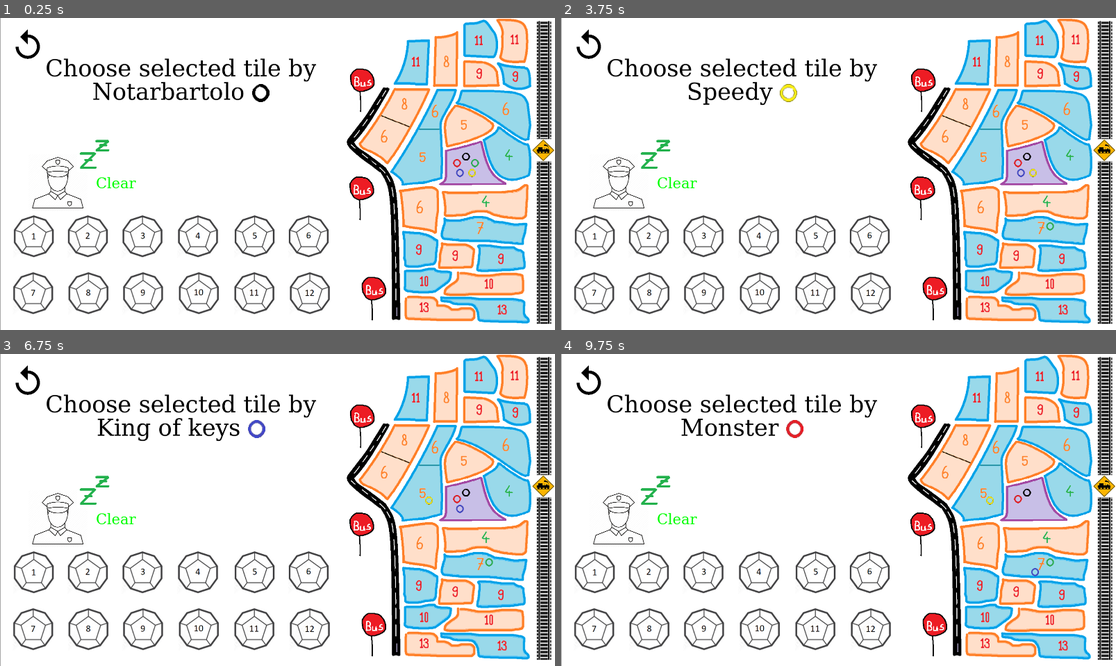
Above: before the commit, frames 1-4 (two rows, left to right).
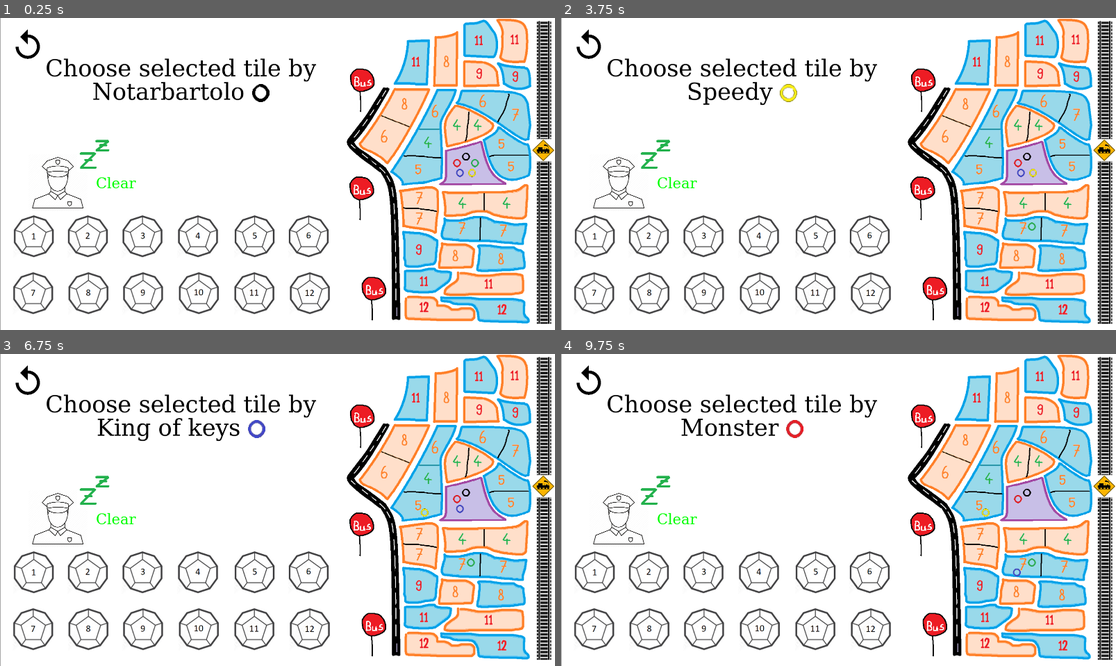
Above: after the commit, the same moments.

Repository: GratefulKahuna/Boardgame
Game: Godot game, scene res://scenes/Main.tscn
Two runs of this game, one before a commit and one after it. Both use one fixed random seed, a clock stepped at 60 frames per second and the inputs below.
Inputs (mouse positions are in pixels of both pictures, inside the frame that each line leads up to):
- Up to frame 1 (0.25 s): no input
- Up to frame 2 (3.75 s): tap Enter at 0.5, 2, 3.5 s; move the mouse to (1027, 164) at 0.52 s; click (1027, 164) at 0.6 s; tap Space at 1.25, 2.75 s; click (1027, 164) at 1.35 s; move the mouse to (622, 186) at 2.02 s; click (622, 186) at 2.1 s; move the mouse to (588, 46) at 2.77 s; click (588, 46) at 2.85 s; move the mouse to (1005, 220) at 3.52 s; click (1005, 220) at 3.6 s
- Up to frame 3 (6.75 s): tap Space at 4.25 s; move the mouse to (111, 463) at 4.27 s; click (111, 463) at 4.35 s; move the mouse to (305, 510) at 5.02 s; click (305, 510) at 5.1 s; move the mouse to (194, 432) at 5.77 s; click (194, 432) at 5.85 s; move the mouse to (399, 494) at 6.52 s; click (399, 494) at 6.6 s
- Up to frame 4 (9.75 s): move the mouse to (727, 525) at 7.27 s; click (727, 525) at 7.35 s; move the mouse to (894, 441) at 8.02 s; click (894, 441) at 8.1 s; move the mouse to (810, 572) at 8.77 s; click (810, 572) at 8.85 s; move the mouse to (1005, 556) at 9.52 s; click (1005, 556) at 9.6 s

The runs differ from the first frame. In frame 1, 0.7% of the frame differs, in the area x 72-96%, y 24-96%; in frame 2, 0.8%; in frame 3, 0.8%; in frame 4, 0.9%.

Commit message:
Adjusted map and corresponding functions

Diff:
--- a/global.gd
+++ b/global.gd
@@ -20,12 +20,19 @@
 	"Bar": 5 + randi_range(1, 2),
 	"Gold_smith": 5 + randi_range(1, 2),
 	"Jeweler": 3 + randi_range(1, 2),
+	"Jeweler2": 3 + randi_range(1, 2),
 	"Diamond_dealer": 5 + randi_range(1, 2),
+	"Diamond_dealer2": 5 + randi_range(1, 2),
 	"Hotel": 3 + randi_range(1, 2),
+	"Hotel2": 3 + randi_range(1, 2),
 	"Bank": 3 + randi_range(1, 2),
+	"Bank2": 3 + randi_range(1, 2),
 	"Gallery": 5 + randi_range(1, 2),
+	"Gallery2": 5 + randi_range(1, 2),
 	"Police_station": 3 + randi_range(1, 2),
+	"Police_station2": 3 + randi_range(1, 2),
 	"Gold_dealer": 5 + randi_range(1, 2),
+	"Gold_dealer2": 5 + randi_range(1, 2),
 	"Jewelry_store": 7 + randi_range(1, 2),
 	"Locksmith": 7 + randi_range(1, 2),
 	"Jewelry_buyer": 7 + randi_range(1, 2),
--- a/scenes/Main.gd
+++ b/scenes/Main.gd
@@ -42,12 +42,19 @@
 @onready var Bar = $"Bar/1"
 @onready var Gold_smth = $"Gold smith/1"
 @onready var Jeweler = $"Jeweler/1"
+@onready var Jeweler2 = $"Jeweler2/1"
 @onready var Diamond_dealer = $"Diamond dealer/1"
+@onready var Diamond_dealer2 = $"Diamond dealer2/1"
 @onready var Hotel = $"Hotel/1"
+@onready var Hotel2 = $"Hotel2/1"
 @onready var Bank = $"Bank/1"
+@onready var Bank2 = $"Bank2/1"
 @onready var Gallery = $"Gallery/1"
+@onready var Gallery2 = $"Gallery2/1"
 @onready var Police_station = $"Police station/1"
+@onready var Police_station2 = $"Police station2/1"
 @onready var Gold_dealer = $"Gold dealer/1"
+@onready var Gold_dealer2 = $"Gold dealer2/1"
 @onready var Jewelry_store = $"Jewelry store/1"
 @onready var Locksmith = $"Locksmith/1"
 @onready var Jewelry_buyer = $"Jewelry buyer/1"
@@ -68,12 +75,19 @@
 Bar,
 Gold_smth,
 Jeweler,
+Jeweler2,
 Diamond_dealer,
+Diamond_dealer2,
 Hotel,
+Hotel2,
 Bank,
+Bank2,
 Gallery,
+Gallery2,
 Police_station,
+Police_station2,
 Gold_dealer,
+Gold_dealer2,
 Jewelry_store,
 Locksmith,
 Jewelry_buyer,
@@ -399,16 +413,28 @@
 	if	(current_state == state.CHOOSING_TILE):
 		move_player(Jeweler, "Jeweler")
 
+func _on_jeweler_2_clicked():
+	if	(current_state == state.CHOOSING_TILE):
+		move_player(Jeweler2, "Jeweler2")
 
 func _on_diamond_dealer_clicked():
 	if	(current_state == state.CHOOSING_TILE):
 		move_player(Diamond_dealer, "Diamond_dealer")
 
 
+func _on_diamond_dealer_2_clicked():
+	if	(current_state == state.CHOOSING_TILE):
+		move_player(Diamond_dealer2, "Diamond_dealer2")
+
+
 func _on_hotel_clicked():
 	if	(current_state == state.CHOOSING_TILE):
 		move_player(Hotel, "Hotel")
 
+func _on_hotel_2_clicked():
+	if	(current_state == state.CHOOSING_TILE):
+		move_player(Hotel2, "Hotel2")
+
 
 func _on_antwerp_world_diamond_centre_clicked():
 	if	(current_state == state.CHOOSING_TILE):
@@ -420,19 +446,35 @@
 		move_player(Bank, "Bank")
 
 
+func _on_bank_2_clicked():
+	if	(current_state == state.CHOOSING_TILE):
+		move_player(Bank2, "Bank2")
+
+
 func _on_gallery_clicked():
 	if	(current_state == state.CHOOSING_TILE):
 		move_player(Gallery, "Gallery")
 
+func _on_gallery_2_clicked():
+	if	(current_state == state.CHOOSING_TILE):
+		move_player(Gallery2, "Gallery2")
+
 
 func _on_police_station_clicked():
 	if	(current_state == state.CHOOSING_TILE):
 		move_player(Police_station, "Police_station")
 
+func _on_police_station_2_clicked():
+	if	(current_state == state.CHOOSING_TILE):
+		move_player(Police_station2, "Police_station2")
 
 func _on_gold_dealer_clicked():
 	if	(current_state == state.CHOOSING_TILE):
 		move_player(Gold_dealer, "Gold_dealer")
+
+func _on_gold_dealer_2_clicked():
+	if	(current_state == state.CHOOSING_TILE):
+		move_player(Gold_dealer2, "Gold_dealer2")
 
 
 func _on_jewelry_store_clicked():
@@ -532,5 +574,4 @@
 				toggle_dice_areas()
 			else:
 				current_player_index -= 1
-			print("here?")
 			choose_dice_text()
--- a/scenes/Main.tscn
+++ b/scenes/Main.tscn
@@ -390,30 +390,61 @@
 script = ExtResource("18_8c3lj")
 
 [node name="CollisionPolygon2D" type="CollisionPolygon2D" parent="Jeweler"]
-polygon = PackedVector2Array(1441, 388, 1528, 389, 1533, 557, 1392, 578, 1377, 551, 1350, 532)
+polygon = PackedVector2Array(1386, 478, 1531, 487, 1533, 557, 1392, 578, 1377, 551, 1350, 532)
 
 [node name="1" type="Sprite2D" parent="Jeweler"]
-position = Vector2(1463, 480)
+position = Vector2(1448, 522)
+texture = ExtResource("19_i2wmj")
+
+[node name="Jeweler2" type="Area2D" parent="."]
+script = ExtResource("18_8c3lj")
+
+[node name="CollisionPolygon2D" type="CollisionPolygon2D" parent="Jeweler2"]
+polygon = PackedVector2Array(1442, 387, 1527, 391, 1534, 480, 1395, 469)
+
+[node name="1" type="Sprite2D" parent="Jeweler2"]
+position = Vector2(1481, 430)
 texture = ExtResource("19_i2wmj")
 
 [node name="Diamond dealer" type="Area2D" parent="."]
 script = ExtResource("18_8c3lj")
 
 [node name="CollisionPolygon2D" type="CollisionPolygon2D" parent="Diamond dealer"]
-polygon = PackedVector2Array(1596, 245, 1580, 291, 1655, 324, 1741, 378, 1807, 421, 1831, 423, 1841, 362, 1821, 255)
+polygon = PackedVector2Array(1772, 253, 1725, 367, 1807, 421, 1831, 423, 1841, 362, 1821, 255)
 
 [node name="1" type="Sprite2D" parent="Diamond dealer"]
-position = Vector2(1751, 314)
+position = Vector2(1783, 336)
+texture = ExtResource("19_i2wmj")
+
+[node name="Diamond dealer2" type="Area2D" parent="."]
+script = ExtResource("18_8c3lj")
+
+[node name="CollisionPolygon2D" type="CollisionPolygon2D" parent="Diamond dealer2"]
+polygon = PackedVector2Array(1596, 249, 1576, 293, 1653, 320, 1720, 362, 1759, 251)
+
+[node name="1" type="Sprite2D" parent="Diamond dealer2"]
+position = Vector2(1671, 287)
 texture = ExtResource("19_i2wmj")
 
 [node name="Hotel" type="Area2D" parent="."]
 script = ExtResource("18_8c3lj")
 
 [node name="CollisionPolygon2D" type="CollisionPolygon2D" parent="Hotel"]
-polygon = PackedVector2Array(1574, 305, 1538, 356, 1542, 446, 1675, 409, 1710, 371, 1650, 326)
+polygon = PackedVector2Array(1574, 305, 1538, 356, 1542, 446, 1609, 429, 1621, 317)
 
 [node name="1" type="Sprite2D" parent="Hotel"]
-position = Vector2(1606, 368)
+position = Vector2(1581, 370)
+texture = ExtResource("19_i2wmj")
+
+[node name="Hotel2" type="Area2D" parent="."]
+script = ExtResource("18_8c3lj")
+
+[node name="CollisionPolygon2D" type="CollisionPolygon2D" parent="Hotel2"]
+position = Vector2(75, -1)
+polygon = PackedVector2Array(1553, 318, 1544, 428, 1633, 384, 1631, 365)
+
+[node name="1" type="Sprite2D" parent="Hotel2"]
+position = Vector2(1653, 370)
 texture = ExtResource("19_i2wmj")
 
 [node name="Antwerp world diamond centre" type="Area2D" parent="."]
@@ -427,40 +458,80 @@
 script = ExtResource("18_8c3lj")
 
 [node name="CollisionPolygon2D" type="CollisionPolygon2D" parent="Bank"]
-polygon = PackedVector2Array(1670, 418, 1712, 398, 1722, 374, 1806, 431, 1828, 433, 1838, 477, 1835, 543, 1785, 565, 1732, 552, 1695, 506)
+polygon = PackedVector2Array(1670, 418, 1712, 398, 1722, 374, 1806, 431, 1828, 433, 1835, 472, 1686, 472)
 
 [node name="1" type="Sprite2D" parent="Bank"]
-position = Vector2(1761, 474)
+position = Vector2(1736, 434)
+texture = ExtResource("19_i2wmj")
+
+[node name="Bank2" type="Area2D" parent="."]
+script = ExtResource("18_8c3lj")
+
+[node name="CollisionPolygon2D" type="CollisionPolygon2D" parent="Bank2"]
+polygon = PackedVector2Array(1685, 484, 1838, 477, 1835, 543, 1785, 565, 1732, 552, 1695, 506)
+
+[node name="1" type="Sprite2D" parent="Bank2"]
+position = Vector2(1769, 512)
 texture = ExtResource("19_i2wmj")
 
 [node name="Gallery" type="Area2D" parent="."]
 script = ExtResource("18_8c3lj")
 
 [node name="CollisionPolygon2D" type="CollisionPolygon2D" parent="Gallery"]
-polygon = PackedVector2Array(1380, 595, 1496, 580, 1518, 598, 1511, 744, 1390, 722)
+polygon = PackedVector2Array(1380, 595, 1496, 580, 1518, 598, 1520, 666, 1386, 654)
 
 [node name="1" type="Sprite2D" parent="Gallery"]
-position = Vector2(1453, 654)
+position = Vector2(1450, 624)
+texture = ExtResource("19_i2wmj")
+
+[node name="Gallery2" type="Area2D" parent="."]
+script = ExtResource("18_8c3lj")
+
+[node name="CollisionPolygon2D" type="CollisionPolygon2D" parent="Gallery2"]
+polygon = PackedVector2Array(1387, 660, 1516, 670, 1510, 748, 1392, 723)
+
+[node name="1" type="Sprite2D" parent="Gallery2"]
+position = Vector2(1450, 695)
 texture = ExtResource("19_i2wmj")
 
 [node name="Police station" type="Area2D" parent="."]
 script = ExtResource("18_8c3lj")
 
 [node name="CollisionPolygon2D" type="CollisionPolygon2D" parent="Police station"]
-polygon = PackedVector2Array(1531, 598, 1778, 597, 1817, 572, 1828, 577, 1822, 688, 1792, 696, 1701, 683, 1664, 669, 1617, 685, 1536, 683)
+polygon = PackedVector2Array(1677, 601, 1778, 597, 1817, 572, 1828, 577, 1822, 688, 1792, 696, 1725, 690, 1678, 670)
 
 [node name="1" type="Sprite2D" parent="Police station"]
-position = Vector2(1681, 634)
+position = Vector2(1753, 640)
+texture = ExtResource("19_i2wmj")
+
+[node name="Police station2" type="Area2D" parent="."]
+script = ExtResource("18_8c3lj")
+
+[node name="CollisionPolygon2D" type="CollisionPolygon2D" parent="Police station2"]
+polygon = PackedVector2Array(1530, 603, 1673, 600, 1673, 672, 1614, 685, 1536, 687, 1534, 655)
+
+[node name="1" type="Sprite2D" parent="Police station2"]
+position = Vector2(1600, 640)
 texture = ExtResource("19_i2wmj")
 
 [node name="Gold dealer" type="Area2D" parent="."]
 script = ExtResource("18_8c3lj")
 
 [node name="CollisionPolygon2D" type="CollisionPolygon2D" parent="Gold dealer"]
-polygon = PackedVector2Array(1533, 691, 1521, 766, 1810, 784, 1825, 711, 1714, 704, 1667, 683, 1576, 696)
+polygon = PackedVector2Array(1664, 775, 1810, 784, 1825, 711, 1714, 704, 1665, 683)
 
 [node name="1" type="Sprite2D" parent="Gold dealer"]
-position = Vector2(1661, 728)
+position = Vector2(1741, 737)
+texture = ExtResource("19_i2wmj")
+
+[node name="Gold dealer2" type="Area2D" parent="."]
+script = ExtResource("18_8c3lj")
+
+[node name="CollisionPolygon2D" type="CollisionPolygon2D" parent="Gold dealer2"]
+polygon = PackedVector2Array(1525, 767, 1657, 774, 1659, 683, 1587, 698, 1536, 692)
+
+[node name="1" type="Sprite2D" parent="Gold dealer2"]
+position = Vector2(1598, 729)
 texture = ExtResource("19_i2wmj")
 
 [node name="Jewelry store" type="Area2D" parent="."]
@@ -585,7 +656,6 @@
 
 [node name="CollisionShape2D" type="CollisionShape2D" parent="redo/redo_area"]
 position = Vector2(1082.5, 1485)
-scale = Vector2(1, 1)
 shape = SubResource("RectangleShape2D_ivan5")
 
 [node name="Alarm" parent="." instance=ExtResource("26_rqf02")]
@@ -672,27 +742,47 @@
 [connection signal="clicked" from="Jeweler" to="." method="_on_jeweler_clicked"]
 [connection signal="mouse_entered" from="Jeweler" to="Jeweler" method="_on_mouse_entered"]
 [connection signal="mouse_exited" from="Jeweler" to="Jeweler" method="_on_mouse_exited"]
+[connection signal="clicked" from="Jeweler2" to="." method="_on_jeweler_2_clicked"]
+[connection signal="mouse_entered" from="Jeweler2" to="Jeweler2" method="_on_mouse_entered"]
+[connection signal="mouse_exited" from="Jeweler2" to="Jeweler2" method="_on_mouse_exited"]
 [connection signal="clicked" from="Diamond dealer" to="." method="_on_diamond_dealer_clicked"]
 [connection signal="mouse_entered" from="Diamond dealer" to="Diamond dealer" method="_on_mouse_entered"]
 [connection signal="mouse_exited" from="Diamond dealer" to="Diamond dealer" method="_on_mouse_exited"]
+[connection signal="mouse_entered" from="Diamond dealer2" to="Diamond dealer2" method="_on_mouse_entered"]
+[connection signal="mouse_exited" from="Diamond dealer2" to="Diamond dealer2" method="_on_mouse_exited"]
 [connection signal="clicked" from="Hotel" to="." method="_on_hotel_clicked"]
 [connection signal="mouse_entered" from="Hotel" to="Hotel" method="_on_mouse_entered"]
 [connection signal="mouse_exited" from="Hotel" to="Hotel" method="_on_mouse_exited"]
+[connection signal="clicked" from="Hotel2" to="." method="_on_hotel_2_clicked"]
+[connection signal="mouse_entered" from="Hotel2" to="Hotel2" method="_on_mouse_entered"]
+[connection signal="mouse_exited" from="Hotel2" to="Hotel2" method="_on_mouse_exited"]
 [connection signal="clicked" from="Antwerp world diamond centre" to="." method="_on_antwerp_world_diamond_centre_clicked"]
 [connection signal="mouse_entered" from="Antwerp world diamond centre" to="Antwerp world diamond centre" method="_on_mouse_entered"]
 [connection signal="mouse_exited" from="Antwerp world diamond centre" to="Antwerp world diamond centre" method="_on_mouse_exited"]
 [connection signal="clicked" from="Bank" to="." method="_on_bank_clicked"]
 [connection signal="mouse_entered" from="Bank" to="Bank" method="_on_mouse_entered"]
 [connection signal="mouse_exited" from="Bank" to="Bank" method="_on_mouse_exited"]
+[connection signal="clicked" from="Bank2" to="." method="_on_bank_2_clicked"]
+[connection signal="mouse_entered" from="Bank2" to="Bank2" method="_on_mouse_entered"]
+[connection signal="mouse_exited" from="Bank2" to="Bank2" method="_on_mouse_exited"]
 [connection signal="clicked" from="Gallery" to="." method="_on_gallery_clicked"]
 [connection signal="mouse_entered" from="Gallery" to="Gallery" method="_on_mouse_entered"]
 [connection signal="mouse_exited" from="Gallery" to="Gallery" method="_on_mouse_exited"]
+[connection signal="clicked" from="Gallery2" to="." method="_on_gallery_2_clicked"]
+[connection signal="mouse_entered" from="Gallery2" to="Gallery2" method="_on_mouse_entered"]
+[connection signal="mouse_exited" from="Gallery2" to="Gallery2" method="_on_mouse_exited"]
 [connection signal="clicked" from="Police station" to="." method="_on_police_station_clicked"]
 [connection signal="mouse_entered" from="Police station" to="Police station" method="_on_mouse_entered"]
 [connection signal="mouse_exited" from="Police station" to="Police station" method="_on_mouse_exited"]
+[connection signal="clicked" from="Police station2" to="." method="_on_police_station_2_clicked"]
+[connection signal="mouse_entered" from="Police station2" to="Police station2" method="_on_mouse_entered"]
+[connection signal="mouse_exited" from="Police station2" to="Police station2" method="_on_mouse_exited"]
 [connection signal="clicked" from="Gold dealer" to="." method="_on_gold_dealer_clicked"]
 [connection signal="mouse_entered" from="Gold dealer" to="Gold dealer" method="_on_mouse_entered"]
 [connection signal="mouse_exited" from="Gold dealer" to="Gold dealer" method="_on_mouse_exited"]
+[connection signal="clicked" from="Gold dealer2" to="." method="_on_gold_dealer_2_clicked"]
+[connection signal="mouse_entered" from="Gold dealer2" to="Gold dealer2" method="_on_mouse_entered"]
+[connection signal="mouse_exited" from="Gold dealer2" to="Gold dealer2" method="_on_mouse_exited"]
 [connection signal="clicked" from="Jewelry store" to="." method="_on_jewelry_store_clicked"]
 [connection signal="mouse_entered" from="Jewelry store" to="Jewelry store" method="_on_mouse_entered"]
 [connection signal="mouse_exited" from="Jewelry store" to="Jewelry store" method="_on_mouse_exited"]
Binary file changed: images/Map_bg.png
